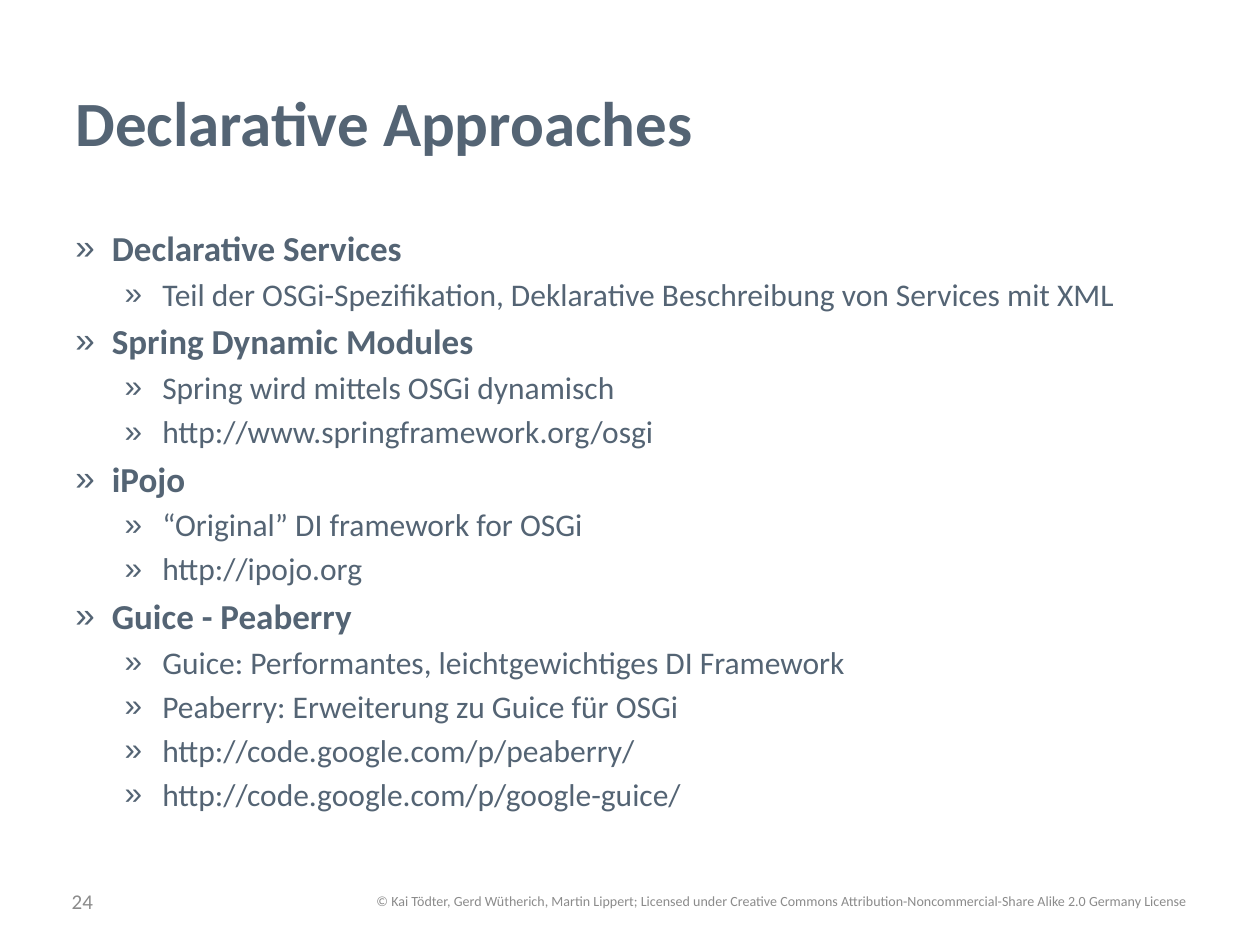
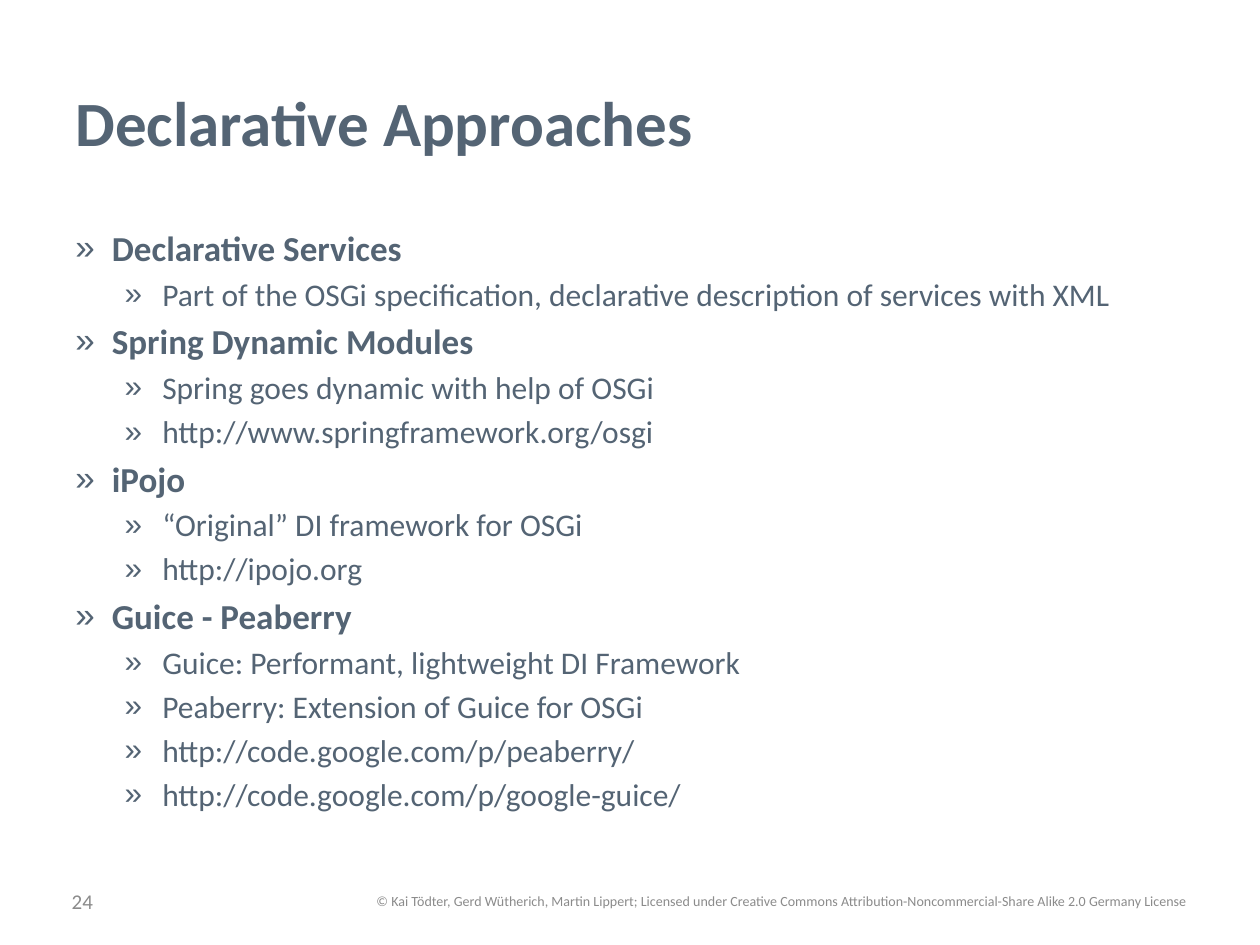
Before and after one commit to osgi-forks/osgi-person-manager, a slide deck: slide 24 of presentations/Patterns and Best Practices for dynamic OSGi Applications.pptx. Drawn at 1260x945 pixels with LibreOffice and Linux fonts; fonts in the diff are those of the drawing; background and template pictures are left out. Boxes give left, top, right and bottom in pixels: in the first picture for what was removed or moved away, otherwise in the second. Text is boxed around its words. In the diff, an @@ line names an element or a change of style, - is before the commit and + after.

```diff
--- a/presentations/Patterns and Best Practices for dynamic OSGi Applications.pptx
+++ b/presentations/Patterns and Best Practices for dynamic OSGi Applications.pptx
@@ text at (162,284,1109,311): text changed @@
-  » Teil der OSGi-Spezifikation, Deklarative Beschreibung von Services mit XML
+  » Part of the OSGi specification, declarative description of services with XML
@@ text at (162,377,653,405): text changed @@
-  » Spring wird mittels OSGi dynamisch
+  » Spring goes dynamic with help of OSGi
@@ text at (162,652,740,723): text changed @@
-  » Guice: Performantes, leichtgewichtiges DI Framework
-  » Peaberry: Erweiterung zu Guice für OSGi
+  » Guice: Performant, lightweight DI Framework
+  » Peaberry: Extension of Guice for OSGi
```
Also in this commit, not shown: 11 other slides changed.
